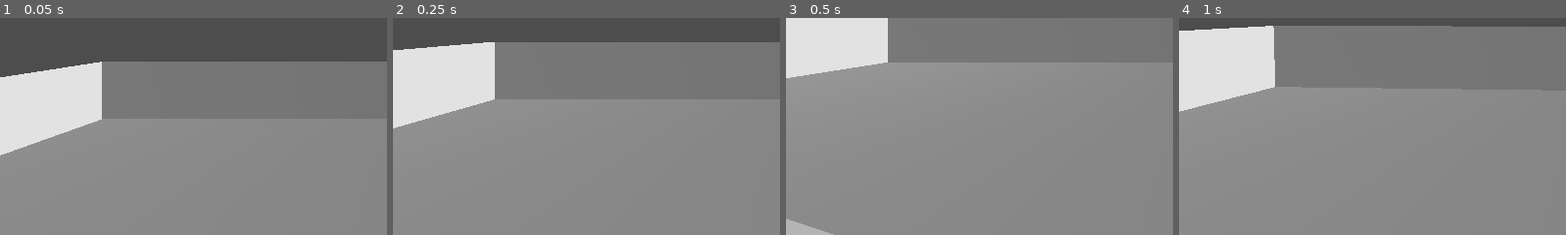
Above: before the commit, frames 1-4 (left to right).
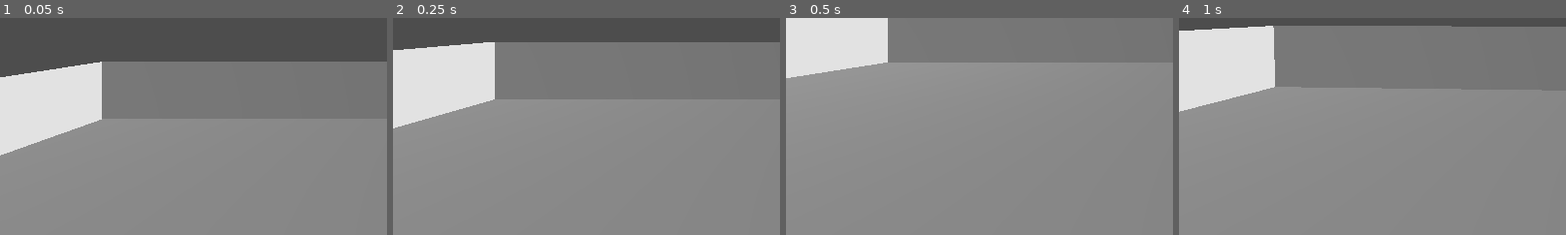
Above: after the commit, the same moments.

Repository: gonkhub/Crater
Game: Godot game, scene res://world.tscn
Same seed, same stepped clock (60 frames per second), same inputs: the game is played once before the commit and once after it. This scene is started directly instead of the project's main scene.
Inputs (mouse positions are % of the whole screen's width and height, from its top left):
- Up to frame 1 (0.05 s): no input
- Up to frame 2 (0.25 s): no input
- Up to frame 3 (0.5 s): no input
- Up to frame 4 (1 s): tap Enter at 0.5 s; move the mouse to (49, 52) at 0.52 s; hold W (up) from 0.53 s (still down); hold Shift (slide) from 0.53 s (still down); click (49, 52) at 0.67 s; tap Space (jump) at 0.77 s
The pictures show only the part of the screen within x 0-50%, y 50-100%; the shares and areas given below are measured in that part.

Frames 1-2 are identical in both runs. In frame 3, 0.5% of the frame differs, in the area x 0-13%, y 92-100%; in frame 4, nothing differs.

Commit message:
Prep nav mesh regions and cave placement for rebake
- Move "Cave Enterway GLB" from scene root into NavigationRegion3D
  so the baker includes its geometry when baking the world nav mesh.
- Clear all three stale baked nav mesh datasets (world, floor, ramp);
  ramp was moved so its previous bake is invalid.
- Set consistent nav mesh agent parameters on all three regions:
  radius 0.35, height 1.8, max-climb 0.4, cell 0.2 (matched to the
  player capsule). All three regions need a rebake in the editor.

Co-Authored-By: Claude Sonnet 4.6 <noreply@anthropic.com>

Diff:
--- a/world.tscn
+++ b/world.tscn
@@ -1,16 +1,21 @@
-[gd_scene load_steps=15 format=4 uid="uid://cuoar8pyen07f"]
+[gd_scene load_steps=18 format=4 uid="uid://cuoar8pyen07f"]
 
 [ext_resource type="Script" path="res://world.gd" id="3_worldg"]
 [ext_resource type="PackedScene" uid="uid://dio001scn01" path="res://Objects/adio.tscn" id="4_adio0"]
 [ext_resource type="PackedScene" uid="uid://mush001scn01" path="res://Objects/mushroom.tscn" id="5_mush0"]
-[ext_resource type="PackedScene" path="res://Objects/stick.tscn" id="6_stick0"]
+[ext_resource type="PackedScene" uid="uid://5nodtknvc4lu" path="res://Objects/Cave Enterway GLB.glb" id="5_upun8"]
+[ext_resource type="PackedScene" uid="uid://ddut7sc1ji5yy" path="res://Objects/stick.tscn" id="6_stick0"]
 
 [sub_resource type="Environment" id="Environment_bta2e"]
 background_mode = 2
 
 [sub_resource type="NavigationMesh" id="NavigationMesh_world"]
-vertices = PackedVector3Array(-9.1638, 0.38569, -0.106472, -5.9138, 0.38569, -0.106472, -5.6638, 0.38569, -1.85647, -9.1638, 0.38569, -9.10647, -1.9138, 0.38569, -1.85647, -1.6638, 0.38569, -9.10647, -0.4138, 0.38569, -1.60647, 9.5862, 0.38569, -1.60647, 9.5862, 0.38569, -9.10647, -0.4138, 0.63569, -0.856472, -4.9138, 2.13569, -0.856472, -4.9138, 2.13569, 0.393528, -0.4138, 0.63569, 0.393528, 9.5862, 0.38569, 1.14353, -0.4138, 0.38569, 1.14353, -5.6638, 0.38569, 1.39353, -2.4138, 0.38569, 9.39353, -2.4138, 0.38569, 1.39353, -9.1638, 0.38569, 9.39353, 9.5862, 0.38569, 9.39353)
-polygons = [PackedInt32Array(1, 0, 2), PackedInt32Array(2, 0, 3), PackedInt32Array(4, 2, 5), PackedInt32Array(5, 2, 3), PackedInt32Array(4, 5, 6), PackedInt32Array(6, 5, 7), PackedInt32Array(7, 5, 8), PackedInt32Array(12, 11, 9), PackedInt32Array(9, 11, 10), PackedInt32Array(12, 9, 13), PackedInt32Array(13, 9, 7), PackedInt32Array(9, 6, 7), PackedInt32Array(13, 14, 12), PackedInt32Array(0, 1, 15), PackedInt32Array(15, 17, 16), PackedInt32Array(0, 15, 18), PackedInt32Array(18, 15, 16), PackedInt32Array(17, 14, 16), PackedInt32Array(16, 14, 13), PackedInt32Array(16, 13, 19)]
+agent_radius = 0.35
+agent_height = 1.8
+agent_max_climb = 0.4
+agent_max_slope = 45.0
+cell_size = 0.2
+cell_height = 0.2
 
 [sub_resource type="StandardMaterial3D" id="StandardMaterial3D_13lci"]
 resource_name = "Material"
@@ -49,6 +54,12 @@
 }]
 blend_shape_mode = 0
 shadow_mesh = SubResource("ArrayMesh_8q2qx")
+
+[sub_resource type="NavigationMesh" id="NavigationMesh_u02ju"]
+agent_radius = 0.35
+agent_height = 1.8
+cell_size = 0.2
+cell_height = 0.2
 
 [sub_resource type="ConcavePolygonShape3D" id="ConcavePolygonShape3D_lbcf8"]
 data = PackedVector3Array(-10, 0, 10, 10, 0, -10, 10, 0, 10, -10, 0, 10, -10, 0, -10, 10, 0, -10, -10, 0, -10, 10, 2, - …(266 unchanged characters)…
@@ -91,6 +102,12 @@
 blend_shape_mode = 0
 shadow_mesh = SubResource("ArrayMesh_t3d8i")
 
+[sub_resource type="NavigationMesh" id="NavigationMesh_lcq2x"]
+agent_radius = 0.35
+agent_height = 1.8
+cell_size = 0.2
+cell_height = 0.2
+
 [sub_resource type="ConcavePolygonShape3D" id="ConcavePolygonShape3D_2xnc0"]
 data = PackedVector3Array(-1, -1, -1, 1, -1, -1, -1, 1, -1, -1, 1, 1, 1, -1, 1, -1, -1, 1, -1, -1, 1, -1, 1, -1, -1, 1, 1, -1, -1, 1, -1, -1, -1, -1, 1, -1, -1, -1, -1, 1, -1, 1, 1, -1, -1, -1, -1, -1, -1, -1, 1, 1, -1, 1, 1, -1, -1, -1, 1, 1, -1, 1, -1, 1, -1, -1, 1, -1, 1, -1, 1, 1)
 
@@ -115,6 +132,9 @@
 mesh = SubResource("ArrayMesh_b66u6")
 skeleton = NodePath("")
 
+[node name="NavigationRegion3D" type="NavigationRegion3D" parent="NavigationRegion3D/Floor/Cube"]
+navigation_mesh = SubResource("NavigationMesh_u02ju")
+
 [node name="CollisionShape3D" type="CollisionShape3D" parent="NavigationRegion3D/Floor"]
 shape = SubResource("ConcavePolygonShape3D_lbcf8")
 
@@ -122,12 +142,15 @@
 transform = Transform3D(1, 0, 0, 0, 1, 0, 0, 0, 1, -2.26841, 8.34465e-07, -0.225595)
 
 [node name="Cube" type="MeshInstance3D" parent="NavigationRegion3D/Ramp"]
-transform = Transform3D(3, 0, 0, 0, 1, 0, 0, 0, 1, 0, 0.885689, 0)
+transform = Transform3D(0.063979, 0, 0.999773, 0, 1, 0, -2.99932, 0, 0.0213263, 10.4795, 0.876751, 7.32321)
 mesh = SubResource("ArrayMesh_83l1x")
 skeleton = NodePath("")
 
+[node name="NavigationRegion3D" type="NavigationRegion3D" parent="NavigationRegion3D/Ramp/Cube"]
+navigation_mesh = SubResource("NavigationMesh_lcq2x")
+
 [node name="CollisionShape3D" type="CollisionShape3D" parent="NavigationRegion3D/Ramp"]
-transform = Transform3D(3, 0, 0, 0, 1.25, 0, 0, 0, 0.62, 0, 0.885689, 0)
+transform = Transform3D(-1.31134e-07, 0, 0.62, 0, 1.25, 0, -3, 0, -2.71011e-08, 10.4556, 0.885689, 7.74084)
 shape = SubResource("ConcavePolygonShape3D_2xnc0")
 
 [node name="adio" parent="." instance=ExtResource("4_adio0")]
@@ -138,3 +161,6 @@
 
 [node name="Stick" parent="." instance=ExtResource("6_stick0")]
 transform = Transform3D(1, 0, 0, 0, 1, 0, 0, 0, 1, 2.5, 0.7, 4.5)
+
+[node name="Cave Enterway GLB" parent="NavigationRegion3D" instance=ExtResource("5_upun8")]
+transform = Transform3D(191.064, 0, -59.1149, 0, 200, 0, 59.1149, 0, 191.064, 15.6562, 1.98608, 12.0954)
